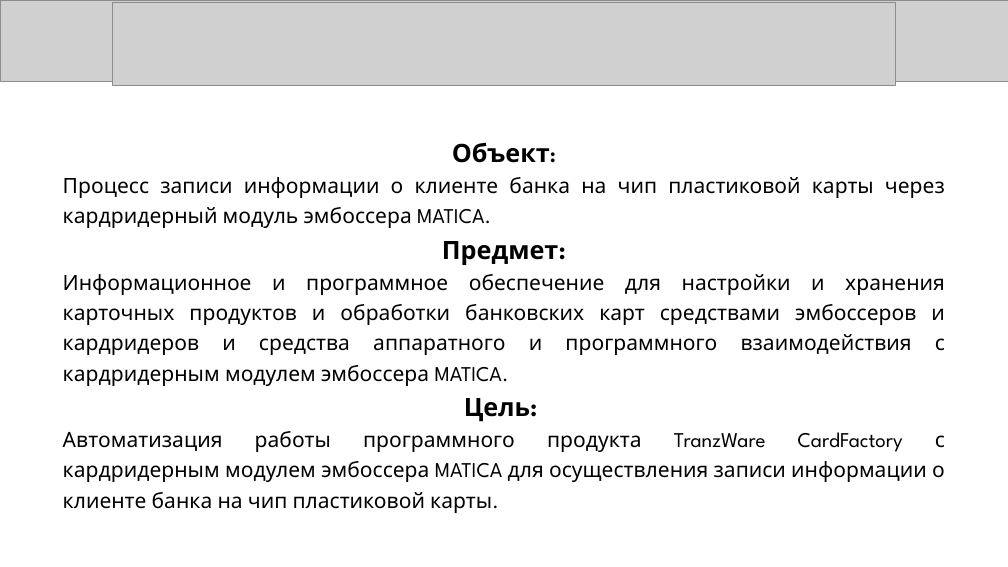
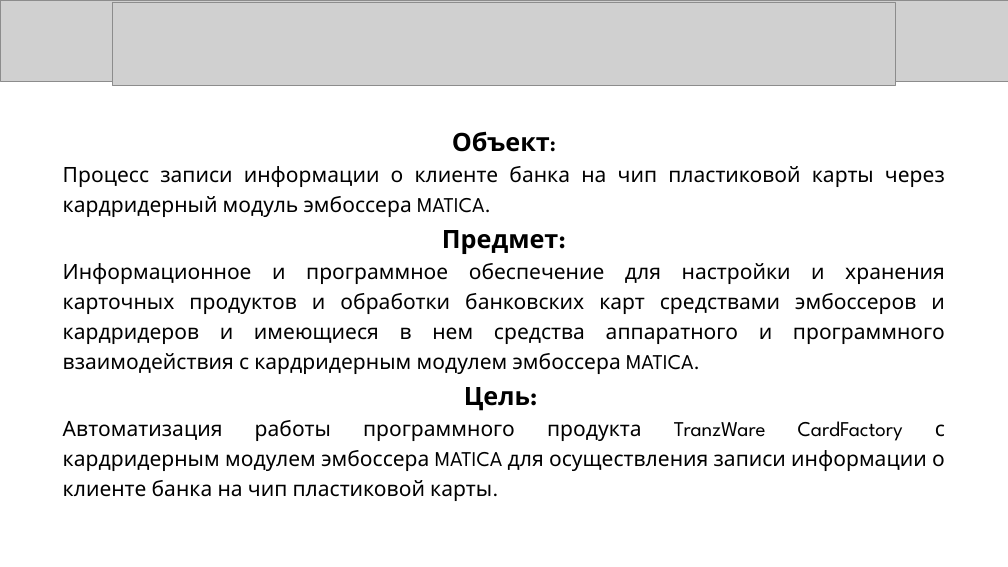
Before and after one commit to KonstantinShemyakin/Diplom, a slide deck: slide 4 of Presentation/NMSTU_Presentation.pptx. Drawn at 1008x567 pixels with LibreOffice and Linux fonts; fonts in the diff are those of the drawing; grey boxes stand for pictures. Boxes give left, top, right and bottom in pixels: in the first picture for what was removed or moved away, otherwise in the second. Text is boxed around its words. In the diff, an @@ line names an element or a change of style, - is before the commit and + after.

```diff
--- a/Presentation/NMSTU_Presentation.pptx
+++ b/Presentation/NMSTU_Presentation.pptx
@@ text "Объект:": place and size @@
-text "Объект:" at [63,142,945,513]
+text "Объект:" at [63,131,945,501]
@@ text at [63,263,945,374]: text changed @@
-Информационное и программное обеспечение для настройки и хранения карточных продуктов и обработки банковских карт средствами эмбоссеров и кардридеров и средства аппаратного и программного взаимодействия с кардридерным модулем эмбоссера MATICA.
+Информационное и программное обеспечение для настройки и хранения карточных продуктов и обработки банковских карт средствами эмбоссеров и кардридеров и имеющиеся в нем средства аппаратного и программного взаимодействия с кардридерным модулем эмбоссера MATICA.
```
Also in this commit, not shown: 3 other slides changed, 1 slide added.
